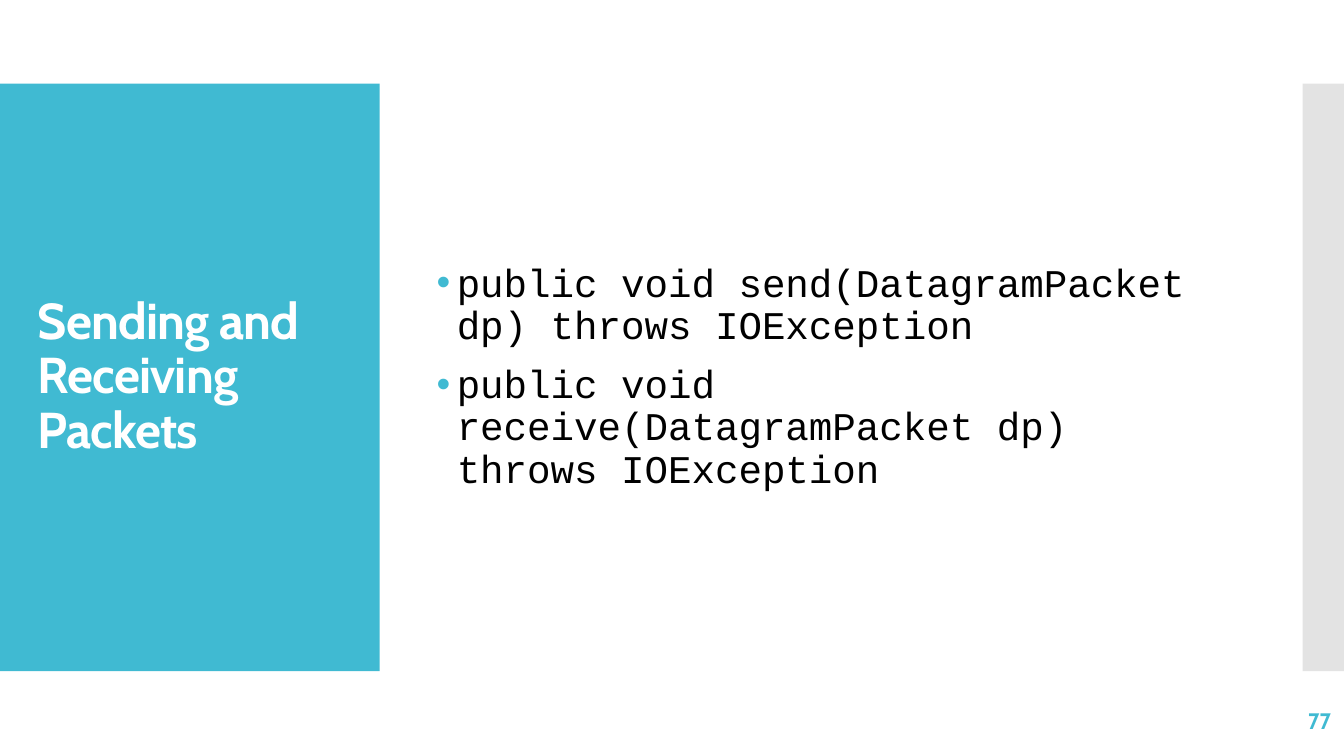
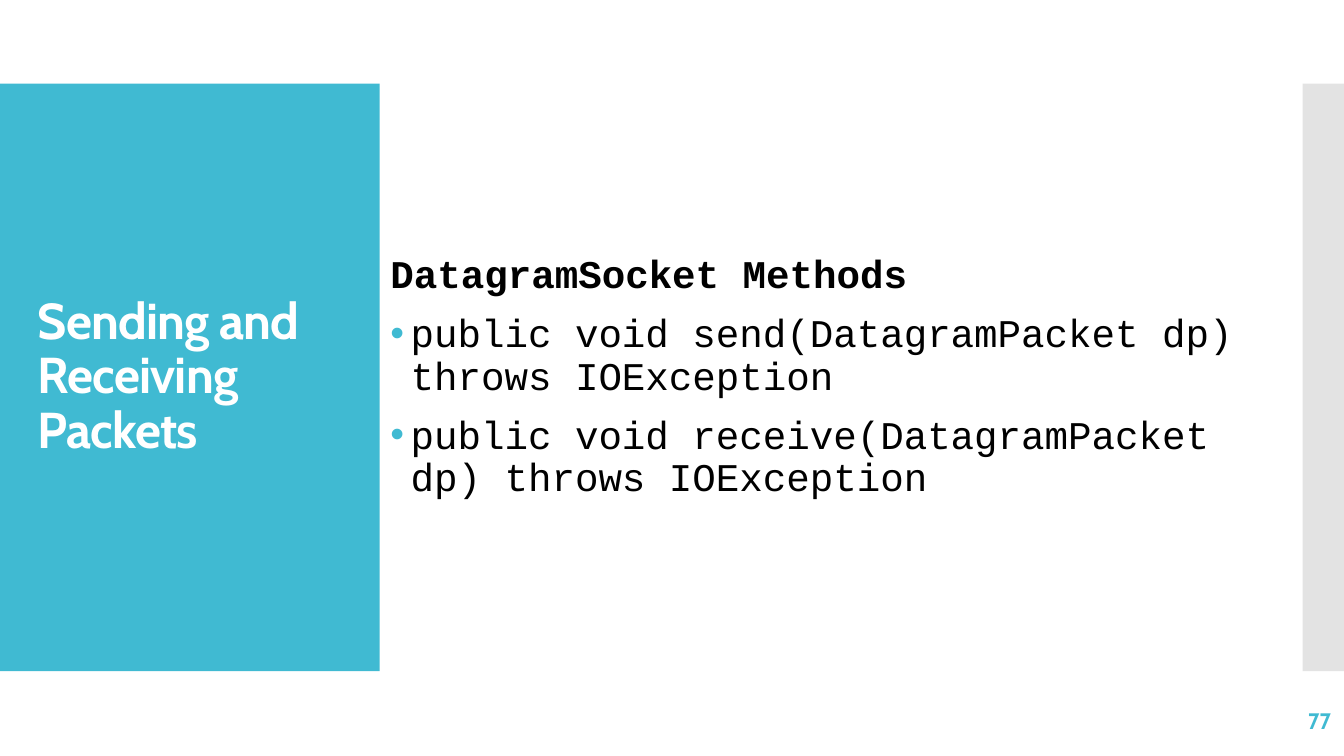
Before and after one commit to jrambasana/AJP2022-code, a slide deck: slide 77 of AJP Slides/AJP - Unit 1 - Java Networking.pptx. Drawn at 1344x756 pixels with LibreOffice and Linux fonts; fonts in the diff are those of the drawing. Boxes give left, top, right and bottom in pixels: in the first picture for what was removed or moved away, otherwise in the second. Text is boxed around its words. In the diff, an @@ line names an element or a change of style, - is before the commit and + after.

```diff
--- a/AJP Slides/AJP - Unit 1 - Java Networking.pptx
+++ b/AJP Slides/AJP - Unit 1 - Java Networking.pptx
@@ text "DatagramSocket Methods": place and size @@
-text "DatagramSocket Methods" at <box>457,269,1185,491</box>
+text "DatagramSocket Methods" at <box>390,260,1232,499</box>
@@ text at <box>390,260,907,297</box>: paragraph added @@
+DatagramSocket Methods
```
Also in this commit, not shown: 5 other slides changed.
